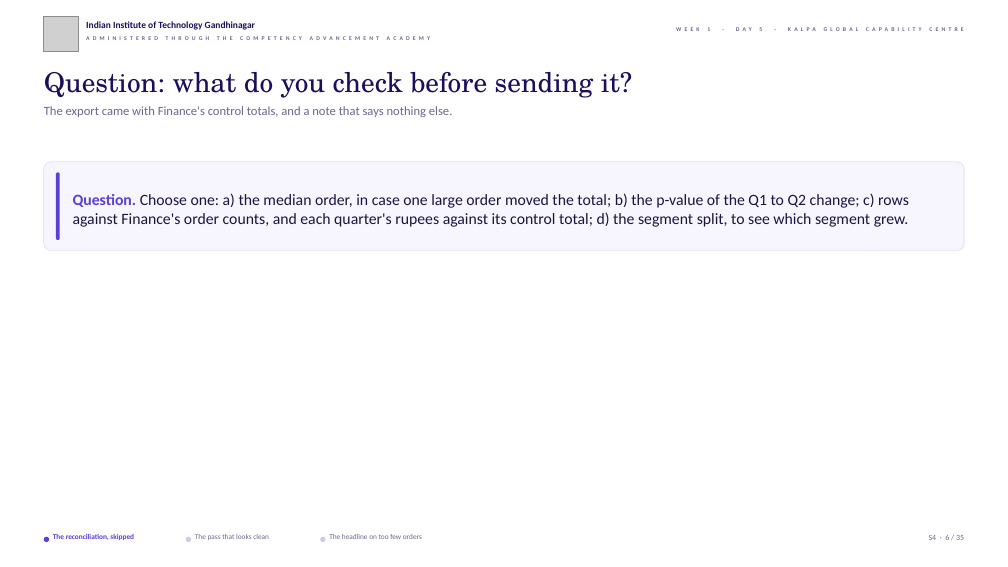
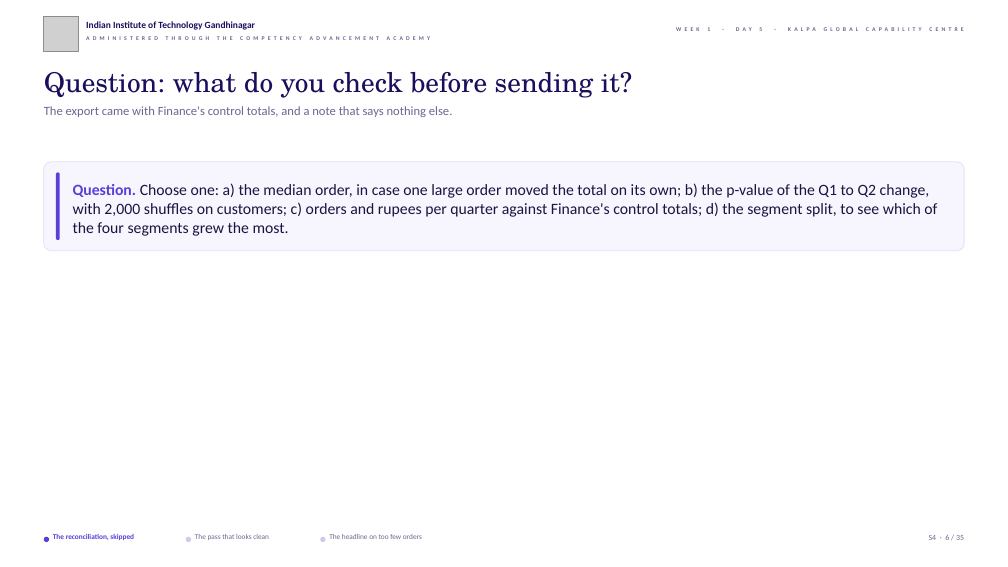
Before and after one commit to fde-academy-lab/c2-content-factory, a slide deck: slide 6 of content/W01/D5/slides/C2_W01_D05_debrief_STUDENT.pptx. Drawn at 1008x567 pixels with LibreOffice and Linux fonts; fonts in the diff are those of the drawing; grey boxes stand for pictures; background and template pictures are left out. Boxes give left, top, right and bottom in pixels: in the first picture for what was removed or moved away, otherwise in the second. Text is boxed around its words. In the diff, an @@ line names an element or a change of style, - is before the commit and + after.

```diff
--- a/content/W01/D5/slides/C2_W01_D05_debrief_STUDENT.pptx
+++ b/content/W01/D5/slides/C2_W01_D05_debrief_STUDENT.pptx
@@ text at [73, 183, 937, 236]: text changed @@
-Question. Choose one: a) the median order, in case one large order moved the total; b) the p-value of the Q1 to Q2 change; c) rows against Finance's order counts, and each quarter's rupees against its control total; d) the segment split, to see which segment grew.
+Question. Choose one: a) the median order, in case one large order moved the total on its own; b) the p-value of the Q1 to Q2 change, with 2,000 shuffles on customers; c) orders and rupees per quarter against Finance's control totals; d) the segment split, to see which of the four segments grew the most.
```
Also in this commit, not shown: 7 other slides changed, 20 other files.
